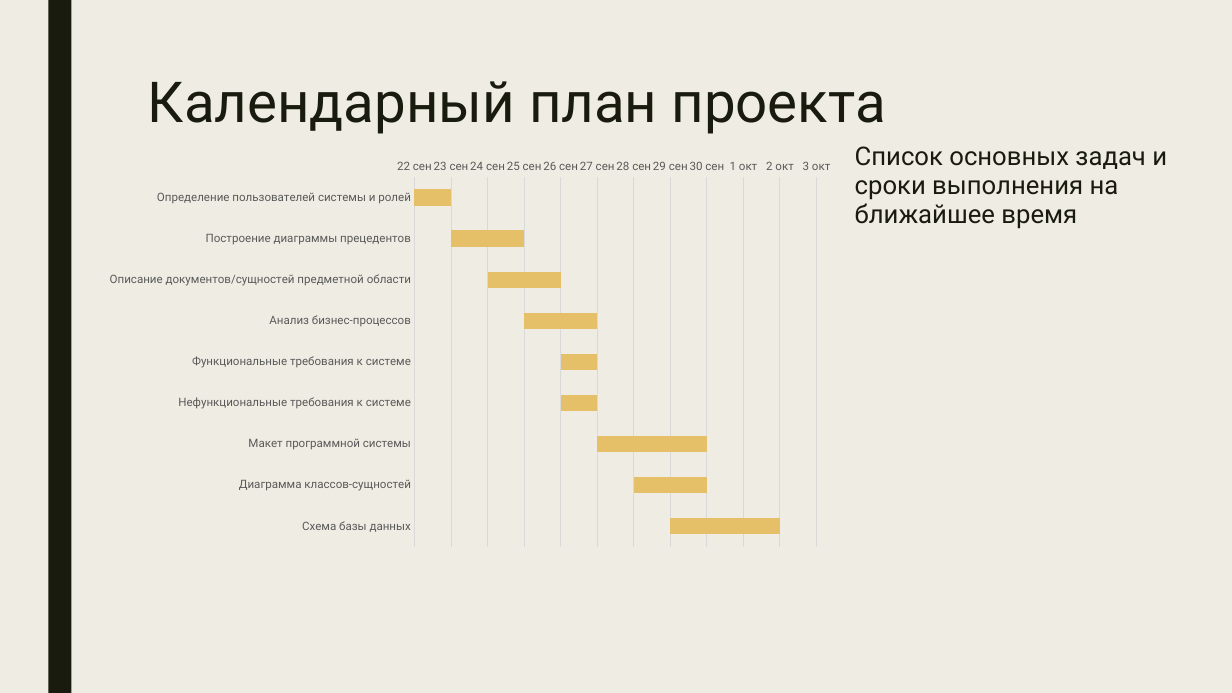
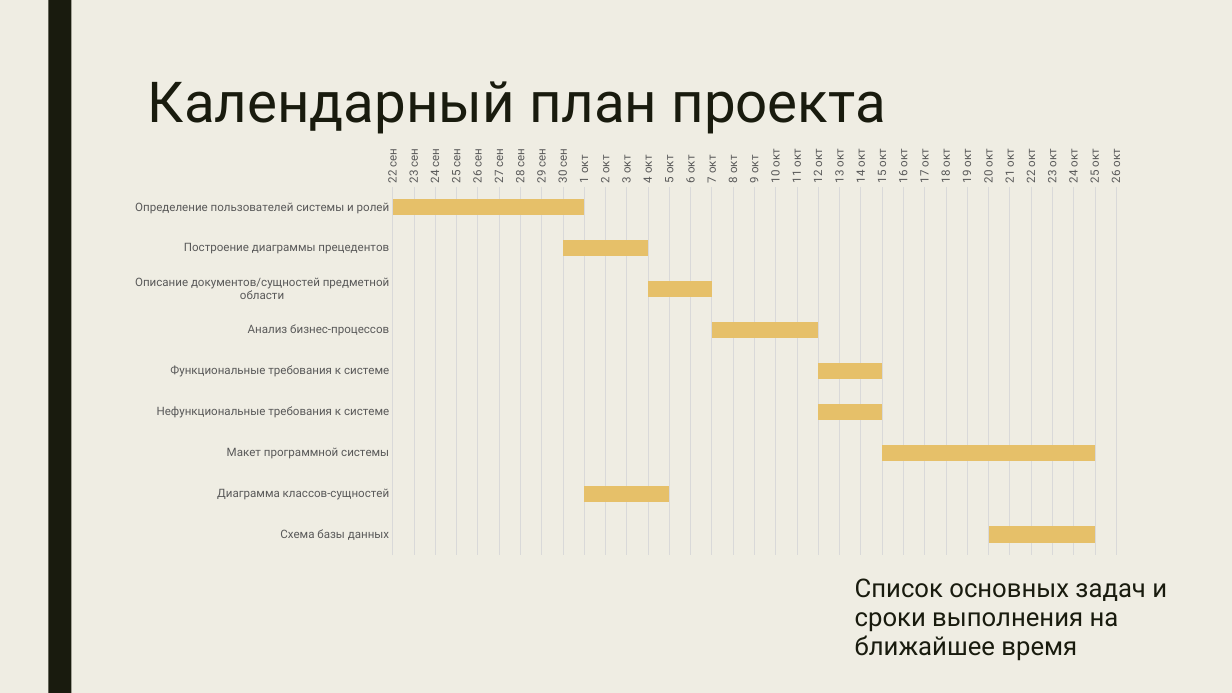
Before and after one commit to javavlsu/course-work-team-04-krylov, a slide deck: slide 8 of docs/Крылов Егор ИСТ-220 Проект Этап 1.pptx. Drawn at 1232x693 pixels with LibreOffice and Linux fonts; fonts in the diff are those of the drawing. Boxes give left, top, right and bottom in pixels: in the first picture for what was removed or moved away, otherwise in the second. Text is boxed around its words. In the diff, an @@ line names an element or a change of style, - is before the commit and + after.

```diff
--- a/docs/Крылов Егор ИСТ-220 Проект Этап 1.pptx
+++ b/docs/Крылов Егор ИСТ-220 Проект Этап 1.pptx
@@ bar stacked chart at box(102, 124, 1131, 569) @@
-Series 1: 44826, 44827, 44828, 44829, 44830, 44830, 44831, 44832, 44833
+Series 1: 44826, 44834, 44838, 44841, 44846, 44846, 44849, 44835, 44854
-Series 2: 1, 2, 2, 2, 1, 1, 3, 2, 3
+Series 2: 9, 4, 3, 5, 3, 3, 10, 4, 5
@@ plot area changed @@
@@ bar stacked chart: place and size @@
-bar stacked chart at box(94, 152, 845, 555)
+bar stacked chart at box(102, 124, 1131, 569)
@@ text "Список основных задач и сроки ...": place and size @@
-text "Список основных задач и сроки ..." at box(855, 146, 1167, 229)
+text "Список основных задач и сроки ..." at box(855, 578, 1167, 661)
```
Also in this commit, not shown: 1 other slide changed, 10 slides added, 1 other file.
